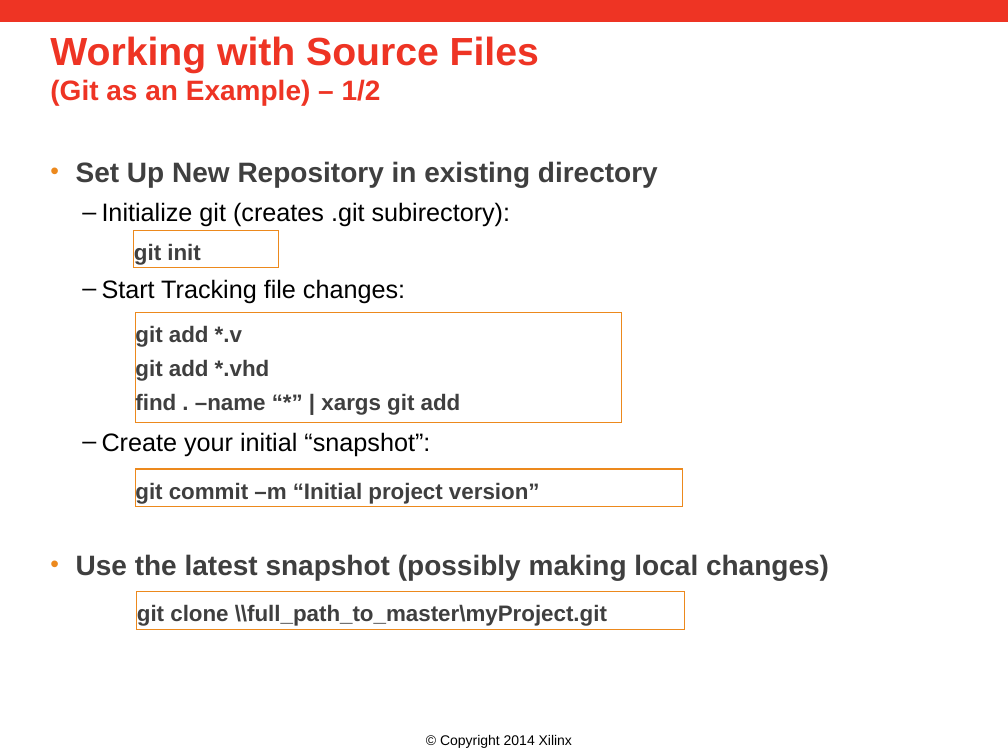
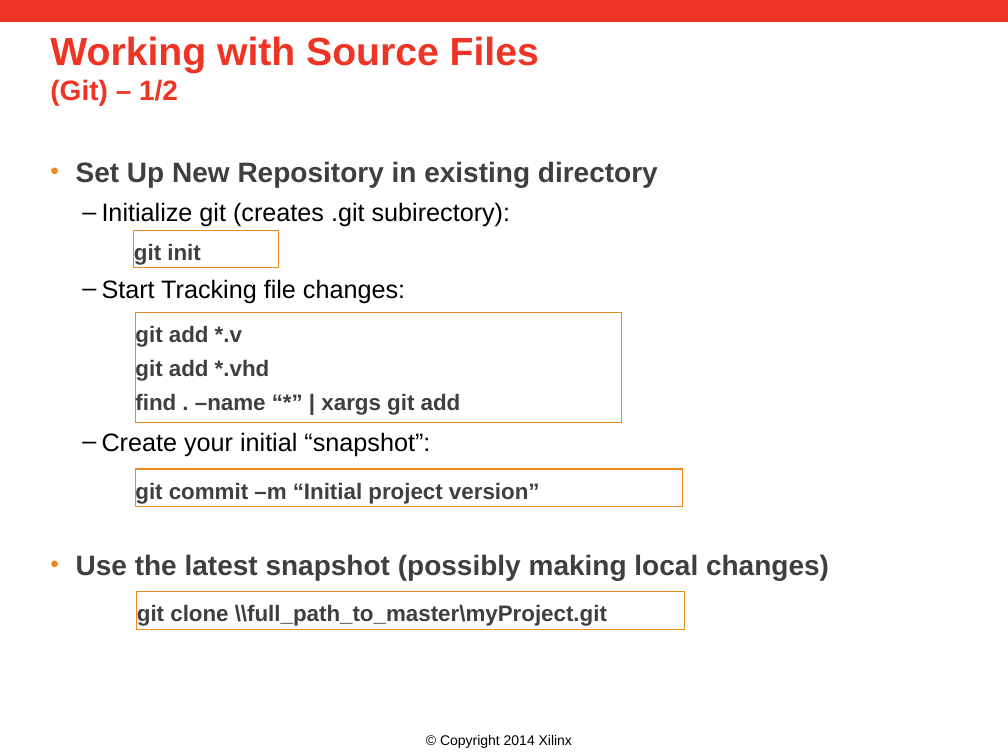
Before and after one commit to Xilinx/revCtrl, a slide deck: slide 12 of doc/versionControl.pptx (slide 10 before the commit). Drawn at 1008x756 pixels with LibreOffice and Linux fonts; fonts in the diff are those of the drawing; background and template pictures are left out. Boxes give left, top, right and bottom in pixels: in the first picture for what was removed or moved away, otherwise in the second. Text is boxed around its words. In the diff, an @@ line names an element or a change of style, - is before the commit and + after.

```diff
--- a/doc/versionControl.pptx
+++ b/doc/versionControl.pptx
@@ title at bbox=[50, 36, 539, 105]: text changed @@
-Working with Source Files
-(Git as an Example) – 1/2
+Working with Source Files
+(Git) – 1/2
```
Also in this commit, not shown: 9 other slides changed, 6 slides added, 1 slide removed.
